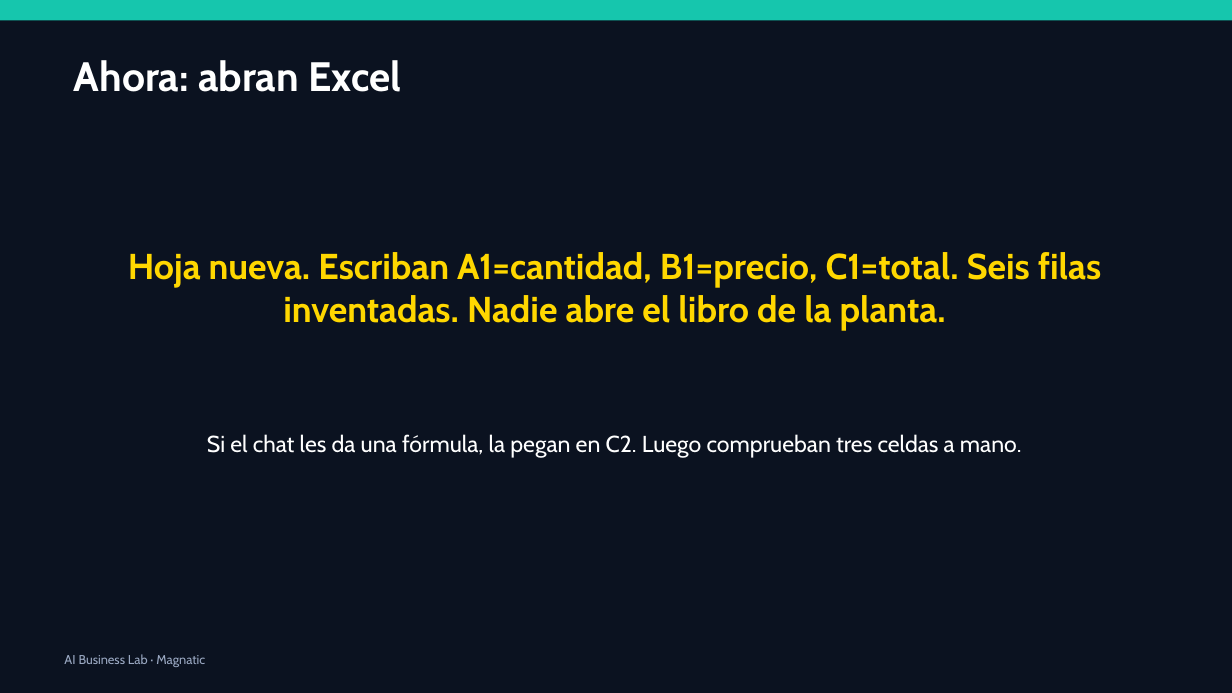
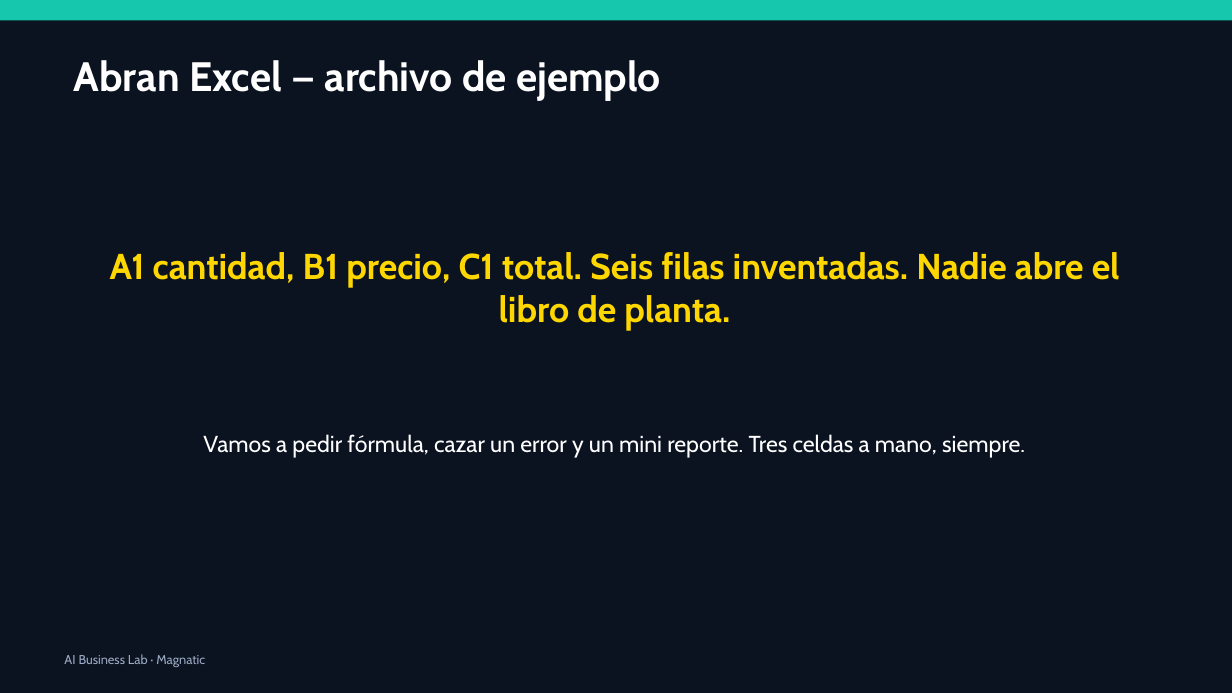
Before and after one commit to xander0408/CURSOS, a slide deck: slide 34 of AI-Business-Lab-Presentacion.pptx (slide 30 before the commit). Drawn at 1232x693 pixels with LibreOffice and Linux fonts; fonts in the diff are those of the drawing. Boxes give left, top, right and bottom in pixels: in the first picture for what was removed or moved away, otherwise in the second. Text is boxed around its words. In the diff, an @@ line names an element or a change of style, - is before the commit and + after.

```diff
--- a/AI-Business-Lab-Presentacion.pptx
+++ b/AI-Business-Lab-Presentacion.pptx
@@ text at (74,60,661,101): text changed @@
-Ahora: abran Excel
+Abran Excel — archivo de ejemplo
@@ text at (110,252,1120,331): text changed @@
-Hoja nueva. Escriban A1=cantidad, B1=precio, C1=total. Seis filas inventadas. Nadie abre el libro de la planta.
+A1 cantidad, B1 precio, C1 total. Seis filas inventadas. Nadie abre el libro de planta.
@@ text at (203,434,1025,458): text changed @@
-Si el chat les da una fórmula, la pegan en C2. Luego comprueban tres celdas a mano.
+Vamos a pedir fórmula, cazar un error y un mini reporte. Tres celdas a mano, siempre.
```
Also in this commit, not shown: 29 other slides changed, 22 slides added, 8 slides removed, 1 other file.
